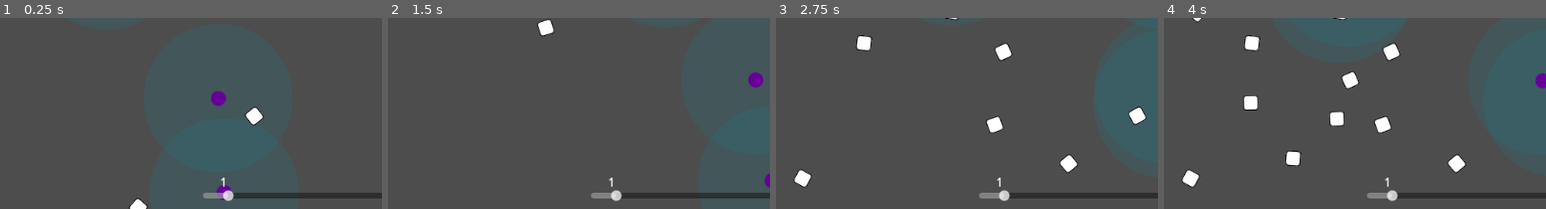
Above: before the commit, frames 1-4 (left to right).
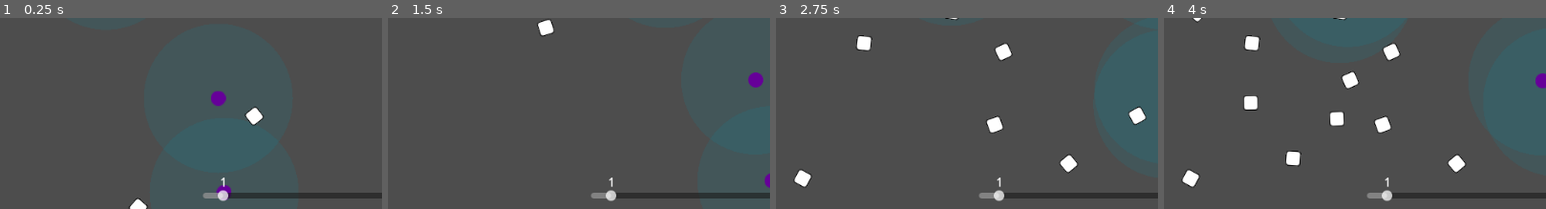
Above: after the commit, the same moments.

Repository: wivest/Natural-Selection
Game: Godot game, scene res://main.tscn
The game is run twice, just before and just after one commit, with the same random seed, the same clock (stepped at 60 frames per second) and the same inputs.
Inputs:
- Up to frame 1 (0.25 s): no input
- Up to frame 2 (1.5 s): click "Restart" at 0.5 s; click "Restart" at 1.25 s
- Up to frame 3 (2.75 s): click "Restart" at 2 s
- Up to frame 4 (4 s): click "Tabs" at 2.75 s; click "Tabs" at 3.5 s
The pictures show only the part of the screen within x 0-50%, y 47-97%; the shares and areas given below are measured in that part.

The runs differ from the first frame. In frame 1, 0.2% of the frame differs, in the area x 57-62%, y 90-96%; in frame 2, 0.2%; in frame 3, 0.2%; in frame 4, 0.2%.

Commit message:
fix: center grabber to align with label

Diff:
--- a/ui/speed/speed.tscn
+++ b/ui/speed/speed.tscn
@@ -5,6 +5,7 @@
 [node name="Speed" type="HSlider"]
 size_flags_horizontal = 3
 size_flags_vertical = 1
+theme_override_constants/center_grabber = 1
 min_value = 0.1
 max_value = 10.0
 step = 0.0
